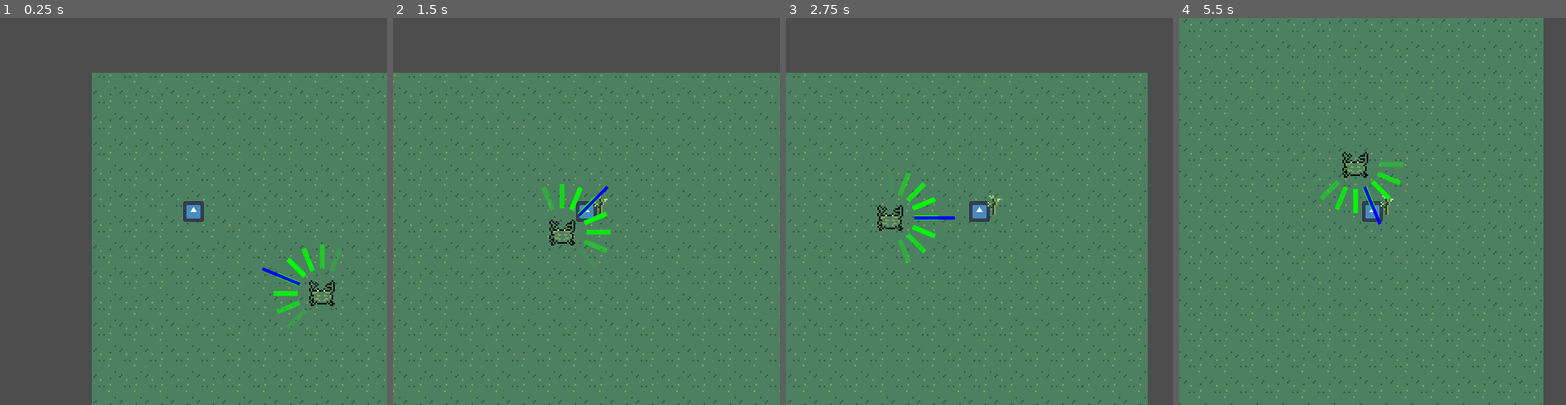
Above: before the commit, frames 1-4 (left to right).
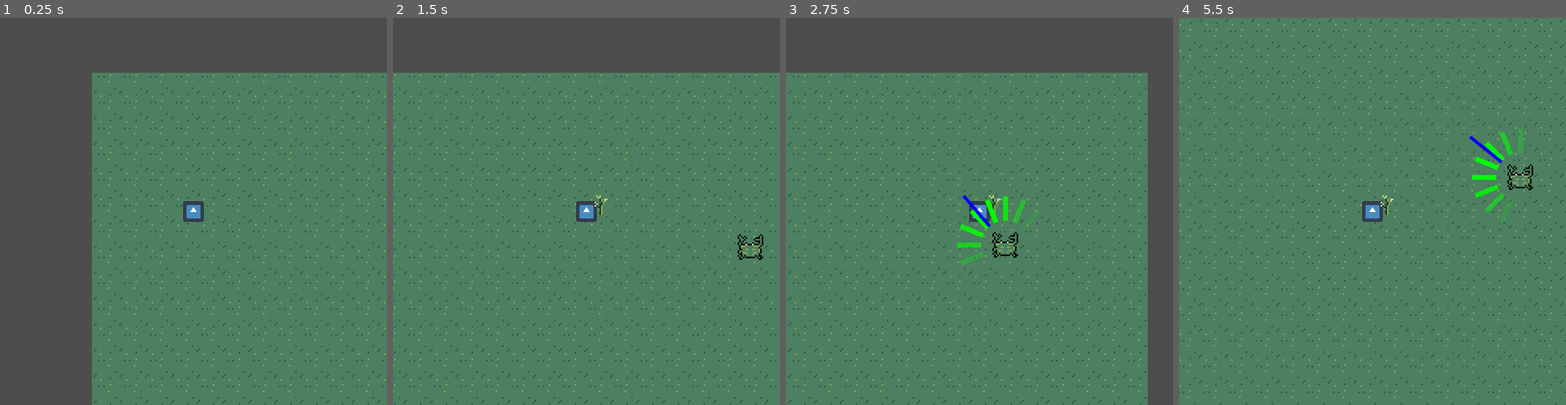
Above: after the commit, the same moments.

Repository: michaelwiest/godot-noah-game
Game: Godot game, scene res://scenes/main.tscn
The game is run twice, just before and just after one commit, with the same random seed, the same clock (stepped at 60 frames per second) and the same inputs. The engine's default icon, where the game draws it, is replaced by a stand-in: a white triangle on a blue panel in a dark square.
Inputs (mouse positions are in pixels of both pictures, inside the frame that each line leads up to):
- Up to frame 1 (0.25 s): no input
- Up to frame 2 (1.5 s): tap Enter (ui_accept) at 0.5, 0.77 s; move the mouse to (671, 192) at 0.52 s; hold Right (ui_right) 0.53-1.25 s; click (671, 192) at 0.67 s; drag from (509, 230) to (586, 211) at 1.27 s
- Up to frame 3 (2.75 s): move the mouse to (1018, 126) at 2.02 s; hold Right (ui_right) from 2.03 s (still down)
- Up to frame 4 (5.5 s): release Right (ui_right) at 2.75 s; drag from (1353, 288) to (1279, 219) at 2.77 s; move the mouse to (1488, 269) at 3.52 s; hold Left (ui_left) 3.53-4.25 s; tap Enter (ui_accept) at 3.77 s; drag from (1256, 153) to (1345, 215) at 4.27 s; move the mouse to (1391, 211) at 5.02 s; hold Down (ui_down) from 5.03 s (still down); click (1391, 211) at 5.17 s

The runs differ from the first frame. In frame 1, 0.8% of the frame differs, in the area x 67-89%, y 58-81%; in frame 2, 0.9%; in frame 3, 1.6%; in frame 4, 14%, in the area x 0-100%, y 0-100%.

Commit message:
Ready to ship. fixed some edge cases.

Diff:
--- a/game/scenes/enemies/crab/Crab.tscn
+++ b/game/scenes/enemies/crab/Crab.tscn
@@ -16,11 +16,11 @@
 radius = 6.0
 height = 14.0
 
-[sub_resource type="CircleShape2D" id="CircleShape2D_mfixq"]
-radius = 28.0713
+[sub_resource type="RectangleShape2D" id="RectangleShape2D_5nwkt"]
+size = Vector2(14, 53)
 
-[sub_resource type="CircleShape2D" id="CircleShape2D_prcth"]
-radius = 110.073
+[sub_resource type="RectangleShape2D" id="RectangleShape2D_rya1g"]
+size = Vector2(132, 48)
 
 [node name="Crab" node_paths=PackedStringArray("stats", "effect_player") instance=ExtResource("1_xu68e")]
 collision_layer = 128
@@ -52,14 +52,15 @@
 
 [node name="AvoidDetector" parent="TargetComputer" index="0"]
 collision_layer = 0
-collision_mask = 128
+collision_mask = 129
 
 [node name="CollisionShape2D" parent="TargetComputer/AvoidDetector" index="1"]
-shape = SubResource("CircleShape2D_mfixq")
+position = Vector2(0, 0.5)
+shape = SubResource("RectangleShape2D_5nwkt")
 debug_color = Color(0.87451, 0.282353, 0.521569, 0.419608)
 
 [node name="CollisionShape2D" parent="TargetComputer/TargetDetector" index="1"]
-shape = SubResource("CircleShape2D_prcth")
+shape = SubResource("RectangleShape2D_rya1g")
 debug_color = Color(0.560784, 0.54902, 0.329412, 0.419608)
 
 [editable path="hurtbox"]
--- a/game/scenes/main.tscn
+++ b/game/scenes/main.tscn
@@ -15,11 +15,6 @@
 [sub_resource type="CircleShape2D" id="CircleShape2D_h6d5h"]
 
 [sub_resource type="ShaderMaterial" id="ShaderMaterial_8llaa"]
-resource_local_to_scene = true
-shader = ExtResource("4_s65n4")
-shader_parameter/show = false
-
-[sub_resource type="ShaderMaterial" id="ShaderMaterial_744xx"]
 resource_local_to_scene = true
 shader = ExtResource("4_s65n4")
 shader_parameter/show = false
@@ -51,6 +46,7 @@
 position = Vector2(9, -3)
 
 [node name="Crab" parent="." instance=ExtResource("6_npkop")]
+position = Vector2(96, -32)
 
 [node name="Sprite2D" parent="Crab" index="0"]
 material = SubResource("ShaderMaterial_8llaa")
@@ -60,11 +56,14 @@
 n_candidates = 16
 
 [node name="Crab2" parent="." instance=ExtResource("6_npkop")]
-position = Vector2(-40, 88)
+position = Vector2(-136, 120)
 
 [node name="Sprite2D" parent="Crab2" index="0"]
-material = SubResource("ShaderMaterial_744xx")
+material = SubResource("ShaderMaterial_8llaa")
 use_parent_material = true
+
+[node name="TargetComputer" parent="Crab2" index="7"]
+n_candidates = 16
 
 [connection signal="move_player" from="Player/stick" to="Player" method="_on_stick_move_player"]
 
--- a/game/scripts/enemies/Enemy.gd
+++ b/game/scripts/enemies/Enemy.gd
@@ -14,24 +14,14 @@
 
 func at_destination(delta):
 	# This should be cleaner / not such an obvious hack.
-	return global_position.distance_to(target_position) <= 5 # (max_speed * delta) / 100
+	return global_position.distance_to(target_position) <= 16 # (max_speed * delta) / 100
 
 func _process(delta):
-	# Something is going on in here such that the velocity isn't
-	target_direction = target_computer.compute_target(global_position)
-	if target_direction != null:
-#		target_position = target
-#	else:
-		target_position = global_position + target_position * 50
-#	target_direction = global_position.direction_to(target_position).normalized()
-#	print(global_position.distance_to(target_position))
-#	print(target_direction.length())
-	# This velocity is probably messed up. it acts weird.
-#		print(target_direction)
-#		if !at_destination(delta):
-		velocity = velocity.move_toward(target_direction * max_speed,
+	# Right now there is no notion if the Enemy is at its destination. Fine.
+	target_direction = target_computer.compute_target_direction(global_position)
+	if target_direction != Vector2.ZERO:
+		at_destination(delta)
+		target_position = global_position + target_direction * 50
+		velocity = velocity.move_toward(target_direction * Vector2(30, 5),
 										acceleration)
-	#		else:
-	#			print("at destination")
-	#			pass
 	move_and_slide()
--- a/game/scripts/enemies/TargetComputer.gd
+++ b/game/scripts/enemies/TargetComputer.gd
@@ -1,29 +1,29 @@
 """
 Component to compute the next direction that an enemy should move in provided
-some target (usually player) and avoids (other enemies?) via TargetDetectors.
+some target (usually player) and repels (other enemies?) via TargetDetectors.
 
 This (and TargetDetector) should be extended to handle multiple targets.
 """
 extends Node2D
 
-@onready var target_detector: Area2D = $TargetDetector
-@onready var avoid_detector: Area2D = $AvoidDetector
+@onready var attract_detector: Area2D = $TargetDetector
+@onready var repel_detector: Area2D = $AvoidDetector
 
 @onready var best_vector: Vector2
-@onready var target_position: Vector2
-@onready var avoid_position: Vector2
-@onready var target_weight: float = 0.0
-@onready var avoid_weight: float = 0.0
+@onready var attract_position: Vector2
+@onready var repel_position: Vector2
+@onready var attract_weight: float = 0.0
+@onready var repel_weight: float = 0.0
 # How much to weight the target vs the avoid.
-@export var bravery: float = 0.51
-@onready var has_target: bool = false
-@onready var has_avoid: bool = false
+@export var bravery: float = 0.4
+@onready var has_attract: bool = false
+@onready var has_repel: bool = false
 
 
 @onready var candidate_vectors: Array
 @export var n_candidates: int = 4
-@onready var target_scores: PackedFloat32Array
-@onready var avoid_scores: PackedFloat32Array
+@onready var attract_scores: PackedFloat32Array
+@onready var repel_scores: PackedFloat32Array
 @export var debug_widget: bool = true
 
 func make_candidate_vectors():
@@ -31,30 +31,33 @@
 	# For some reason this won't let me say that candidate vector is of Vector2
 	candidate_vectors = range(0, n_candidates).map(func(i): return Vector2.RIGHT.rotated(i * rads_per_vec))
 
-func zero_avoid_weights():
-	avoid_scores = range(0, n_candidates).map(func(_foo): return 0.0)
+func zero_repel_weights():
+	repel_scores = range(0, n_candidates).map(func(_foo): return 0.0)
 
-func zero_target_weights():
-	target_scores = range(0, n_candidates).map(func(_foo): return 0.0)
+func zero_attract_weights():
+	attract_scores = range(0, n_candidates).map(func(_foo): return 0.0)
 
 
 func set_ignored_body(body: CharacterBody2D):
-	target_detector.ignored_body = body
-	avoid_detector.ignored_body = body
+	attract_detector.ignored_body = body
+	repel_detector.ignored_body = body
 
 
 func _ready():
 	make_candidate_vectors()
-	zero_target_weights()
-	zero_avoid_weights()
+	zero_attract_weights()
+	zero_repel_weights()
 	assert(0 <= bravery and bravery <= 1)
+	# Causes a divide by zero if something is a repeller and attractor
+	if bravery == 0.5:
+		bravery += 0.001
 
 
 func _draw():
 	for i in range(n_candidates):
 		var cv = candidate_vectors[i]
-		draw_line(cv * 15, cv * 20,  Color(255, 0, 0, max(avoid_scores[i], 0)), 5)
-		draw_line(cv * 15, cv * 30,  Color(0, 255, 0, max(target_scores[i], 0)), 3)
+		draw_line(cv * 15, cv * 20,  Color(255, 0, 0, max(repel_scores[i], 0)), 5)
+		draw_line(cv * 15, cv * 30,  Color(0, 255, 0, max(attract_scores[i], 0)), 3)
 	draw_line(best_vector * 15, best_vector * 40 * best_vector.length(), Color.BLUE, 2)
 
 func get_neighbor_indices(index: int):
@@ -66,8 +69,27 @@
 		index_left = -1
 	return [index_left, index_right]
 
+func blend_candidate_vectors(best_index: int, combined_scores: Array):
+	"""Takes a weighted average of the best vector and its neighbors."""
+	var neighbor_indices: Array = get_neighbor_indices(best_index)
+	var left_index = neighbor_indices[0]
+	var right_index = neighbor_indices[1]
+	var weighted_vector = (
+		candidate_vectors[best_index] * combined_scores[best_index] +
+		candidate_vectors[left_index] * combined_scores[left_index] +
+		candidate_vectors[right_index] * combined_scores[right_index]) / (combined_scores[best_index] + combined_scores[left_index] + combined_scores[right_index])
+	weighted_vector = weighted_vector.rotated(randf_range(0, PI / 10))
+	return weighted_vector
 
-func compute_target(body_position: Vector2):
+func shape_weight_vectors(attract_scores: PackedFloat32Array, repel_scores: PackedFloat32Array) -> Array:
+	"""Shapes and combines the attract / repel vectors to find optimal."""
+	# Kind of a hack so that the enemies don't just run away if you're behind
+	# an obstacle.
+	attract_weight = max(attract_weight, repel_weight)
+	var shaped_weights: Array = range(n_candidates).map(func(i): return bravery * attract_weight * attract_scores[i] - ((1 - bravery) * repel_weight * repel_scores[i]))
+	return shaped_weights
+
+func compute_target_direction(body_position: Vector2):
 	"""Computes the optimal path among n_candidate vector options via dot prod.
 
 	This computes the dot product between all candidates and the target and
@@ -79,48 +101,35 @@
 	and have the parent Enemy figure out the specific location.
 	"""
 
-	# Each of these should likely be its own function call when switching to
-	# potentially multiple targets / avoids.
-	has_target = target_detector.has_target()
-	if has_target:
-		target_position = target_detector.target.global_position
-		var target_vector = body_position.direction_to(target_position)
-		target_scores = candidate_vectors.map(func vdot(cv): return cv.dot(target_vector))
-		target_weight = 1.0 / body_position.distance_to(target_position)
+	# TODO (michaelwiest): Each of these should likely be its own function call
+	# when switching to potentially multiple targets / avoids.
+	has_attract = attract_detector.has_target()
+	if has_attract:
+		attract_position = attract_detector.target.global_position
+		var attract_vector = body_position.direction_to(attract_position)
+		attract_scores = candidate_vectors.map(func vdot(cv): return cv.dot(attract_vector))
+		attract_weight = 1.0 / body_position.distance_to(attract_position)
 	else:
-		target_weight = 0
-		zero_target_weights()
+		attract_weight = 0
+		zero_attract_weights()
 
-	has_avoid = avoid_detector.has_target()
-	if avoid_detector.has_target():
-		avoid_position = avoid_detector.target.global_position
-		var avoid_vector = body_position.direction_to(avoid_position)
-		avoid_scores = candidate_vectors.map(func vdot(cv): return cv.dot(avoid_vector))
+	has_repel = repel_detector.has_target()
+	if repel_detector.has_target():
+		repel_position = repel_detector.target.global_position
+		var repel_vector = body_position.direction_to(repel_position)
+		repel_scores = candidate_vectors.map(func vdot(cv): return cv.dot(repel_vector))
 		# There is probably a better value in here like a sqrt or some
 		# other function to apply.
-		avoid_weight = 1.0 / body_position.distance_to(avoid_position)
+		repel_weight = 1.0 / body_position.distance_to(repel_position)
 	else:
-		avoid_weight = 0
-		zero_avoid_weights()
+		repel_weight = 0
+		zero_repel_weights()
 
-	if not has_target and not has_avoid:
-		return body_position
-	# Kind of a hack so that the enemies don't just run away if you're behind
-	# an obstacle.
-	target_weight = max(target_weight, avoid_weight)
-	var combined_scores: Array = range(n_candidates).map(func(i): return bravery * target_weight * target_scores[i] - ((1 - bravery) * avoid_weight * avoid_scores[i]))
+	if not has_attract and not has_repel:
+		return Vector2.ZERO
+	var combined_scores: Array = shape_weight_vectors(attract_scores, repel_scores)
 	var best_index: int = combined_scores.find(combined_scores.max())
-	# TODO (michaelwiest): Find neighboring candidates. And form a weighted average
-	# among them to interpolate between candidates.
-	var neighbor_indices: Array = get_neighbor_indices(best_index)
-	var left_index = neighbor_indices[0]
-	var right_index = neighbor_indices[1]
-	var weighted_vector = (
-		candidate_vectors[best_index] * combined_scores[best_index] +
-		candidate_vectors[left_index] * combined_scores[left_index] +
-		candidate_vectors[right_index] * combined_scores[right_index]) / (combined_scores[best_index] + combined_scores[left_index] + combined_scores[right_index])
-#
-	best_vector = candidate_vectors[best_index].normalized()
+	best_vector = blend_candidate_vectors(best_index, combined_scores).normalized()
 	if debug_widget:
 		queue_redraw()
 	return best_vector
Not shown: 1 places in game/scenes/main.tscn that only renumber resources
